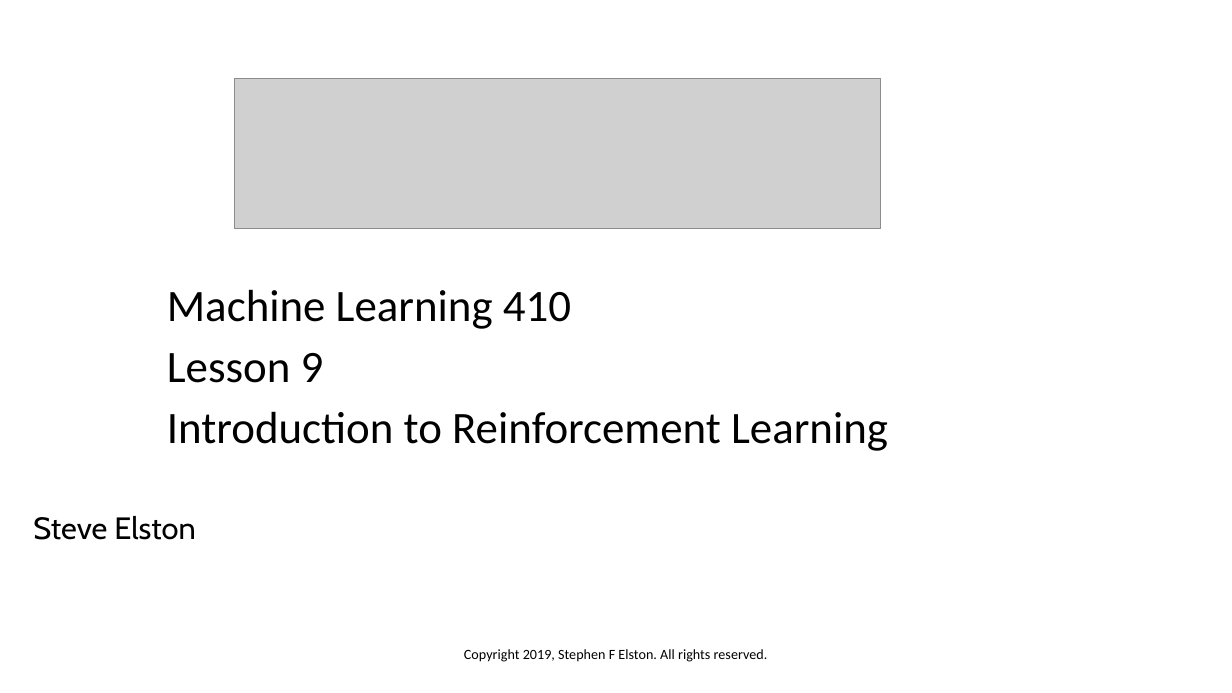
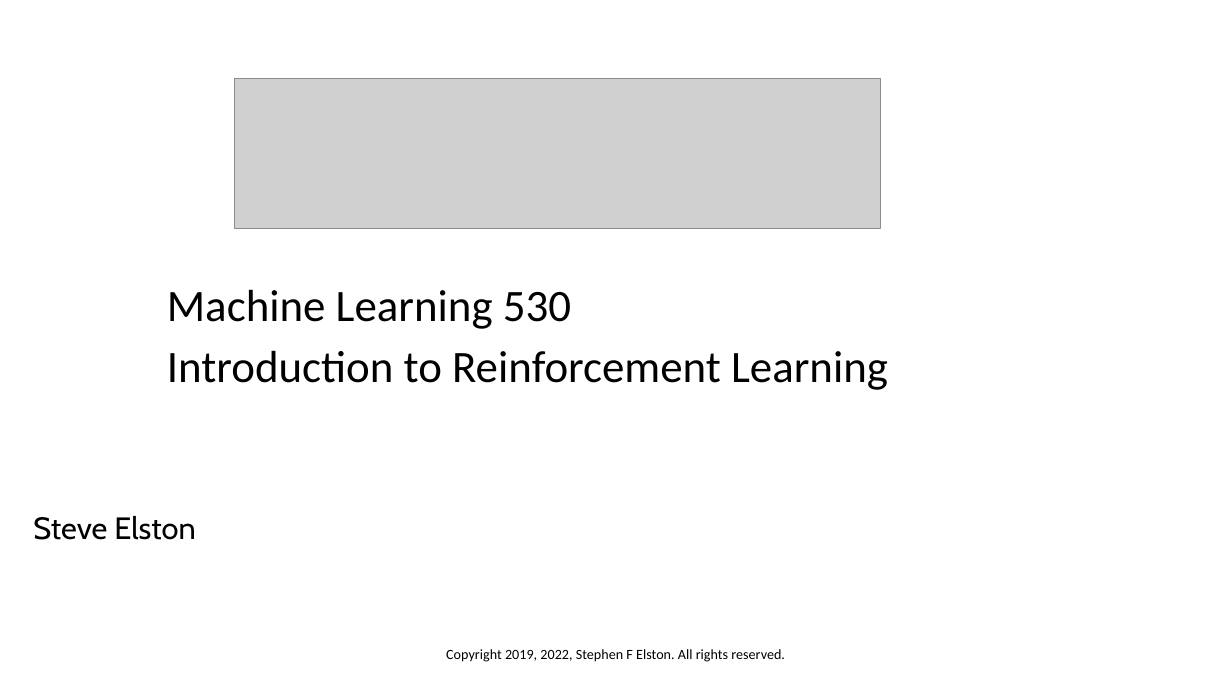
Before and after one commit to StephenElston/MachineLearning530, a slide deck: slide 1 of Lesson8/8_IntroductionToRL.pptx. Drawn at 1232x693 pixels with LibreOffice and Linux fonts; fonts in the diff are those of the drawing; grey boxes stand for pictures. Boxes give left, top, right and bottom in pixels: in the first picture for what was removed or moved away, otherwise in the second. Text is boxed around its words. In the diff, an @@ line names an element or a change of style, - is before the commit and + after.

Commit message:
Corrected typos in slides

```diff
--- a/Lesson8/8_IntroductionToRL.pptx
+++ b/Lesson8/8_IntroductionToRL.pptx
@@ text at (167,289,571,329): text changed @@
-Machine Learning 410
-Lesson 9
+Machine Learning 530
@@ text at (446,649,785,662): text changed @@
-Copyright 2019, Stephen F Elston. All rights reserved.
+Copyright 2019, 2022, Stephen F Elston. All rights reserved.
```
Also in this commit, not shown: 1 other slide changed, 2 slides added.
